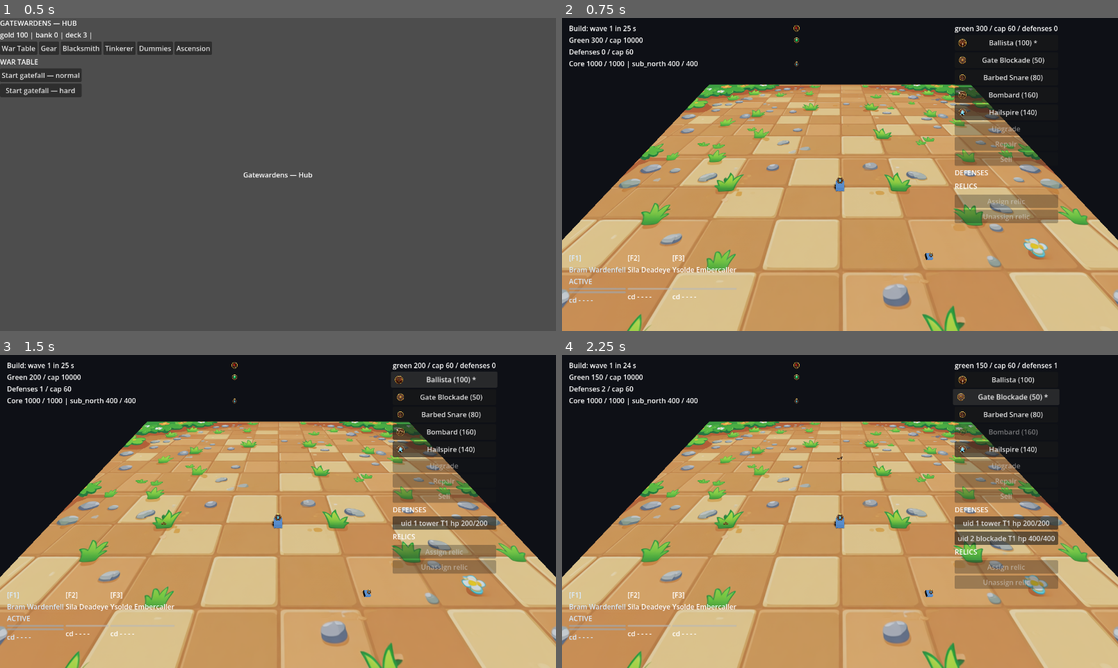
Above: before the commit, frames 1-4 (two rows, left to right).
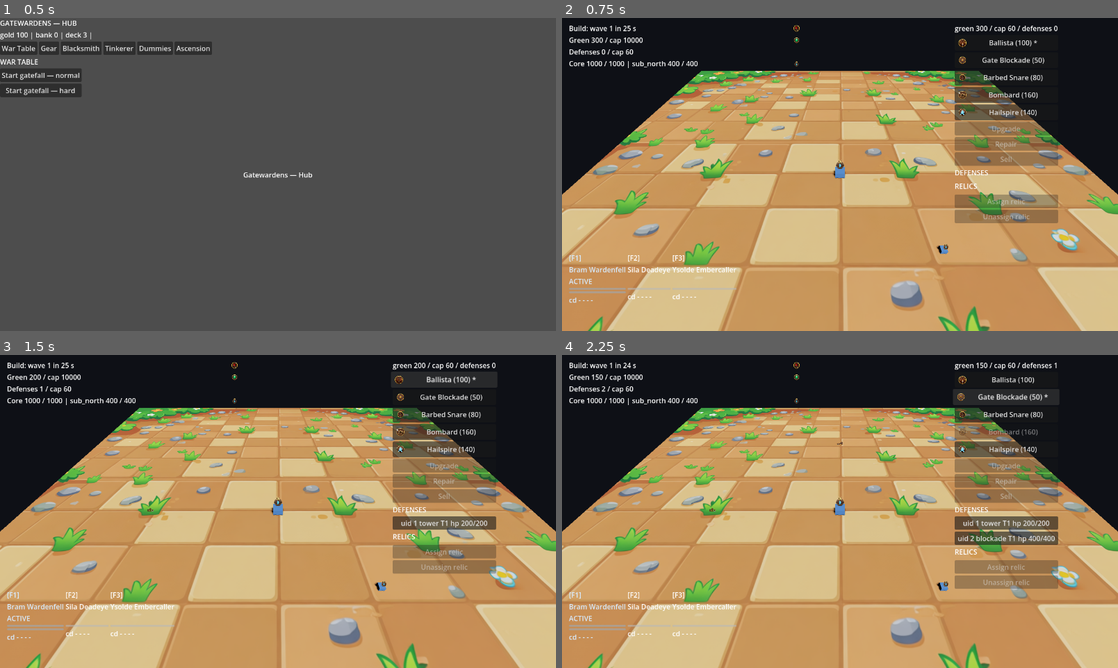
Above: after the commit, the same moments.

Repository: bryn1/gatewardens
Game: Godot game, scene res://Main.tscn
Same seed, same stepped clock (60 frames per second), same inputs: the game is played once before the commit and once after it.
Inputs:
- Up to frame 1 (0.5 s): no input
- Up to frame 2 (0.75 s): click "Start gatefall — normal" at 0.5 s
- Up to frame 3 (1.5 s): click "Ballista (100) *" at 1.25 s
- Up to frame 4 (2.25 s): click "Gate Blockade (50)" at 2 s

Frame 1 is identical in both runs. In frame 2, 34% of the frame differs, in the area x 0-100%, y 16-100%; in frame 3, 34%; in frame 4, 34%.

Commit message:
v1.2 F6 (MC 11649): camera rig D=64 pitch-48 — characters +10.2%, margins improved; pin #3 re-pinned ONCE per owner grant 2026-10-28

Diff:
--- a/godot/scenes/mission.tscn
+++ b/godot/scenes/mission.tscn
@@ -30,7 +30,7 @@
 shadow_enabled = true
 
 [node name="CameraRig" type="Node3D" parent="."]
-transform = Transform3D(1, 0, 0, 0, 0.667, 0.667, 0, -0.746, 0.746, 0, 56.33, 44.14)
+transform = Transform3D(1, 0, 0, 0, 0.669, 0.743, 0, -0.743, 0.669, 0, 47.47, 42.79)
 
 [node name="Camera3D" type="Camera3D" parent="CameraRig"]
 
Not shown, added: .audits/20261028-1500-v12-plan/F6-wave.log
Not shown, changed: LEDGER.md
Not shown, changed: tests/test_hub_layout.py
